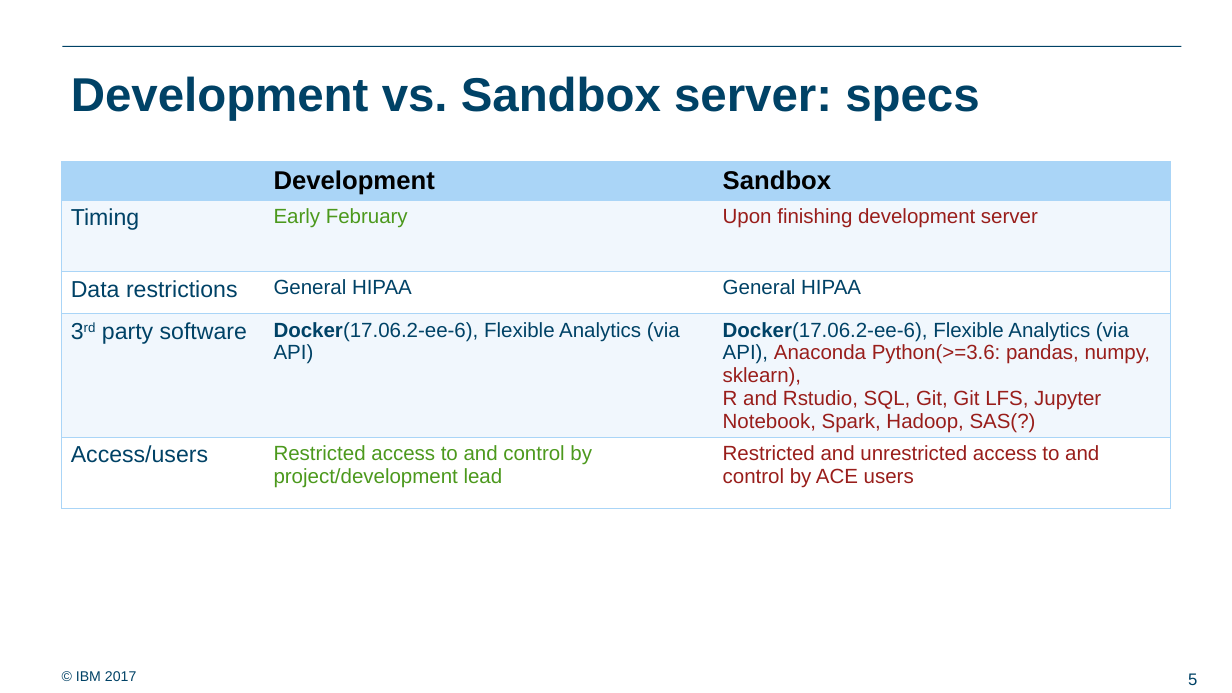
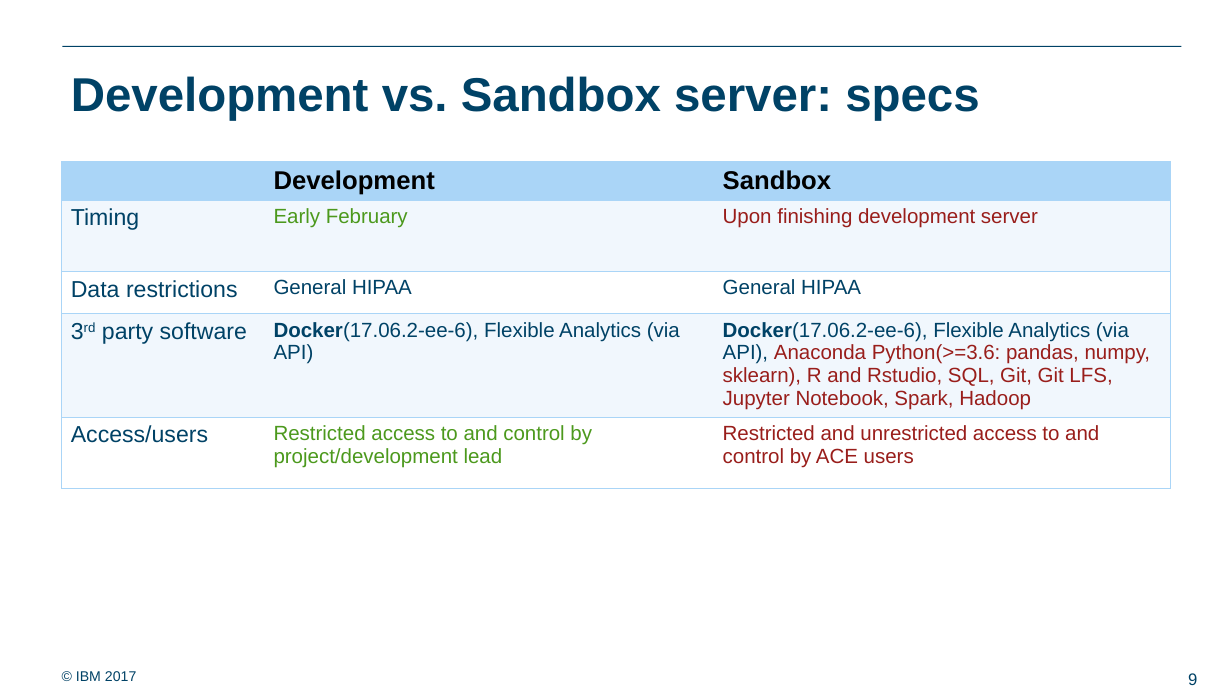
Before and after one commit to ralf0615/Analytics_project_backlog, a slide deck: slide 9 of Analytics_server_setup_v3.pptx (slide 5 before the commit). Drawn at 1232x693 pixels with LibreOffice and Linux fonts; fonts in the diff are those of the drawing; background and template pictures are left out. Boxes give left, top, right and bottom in pixels: in the first picture for what was removed or moved away, otherwise in the second. Text is boxed around its words. In the diff, an @@ line names an element or a change of style, - is before the commit and + after.

```diff
--- a/Analytics_server_setup_v3.pptx
+++ b/Analytics_server_setup_v3.pptx
@@ table at [62,162,1170,494] @@
-row 4, column 3: Docker(17.06.2-ee-6), Flexible Analytics (via API), Anaconda Python(>=3.6: pandas, numpy, sklearn), / R and Rstudio, SQL, Git, Git LFS, Jupyter Notebook, Spark, Hadoop, SAS(?)
+row 4, column 3: Docker(17.06.2-ee-6), Flexible Analytics (via API), Anaconda Python(>=3.6: pandas, numpy, sklearn), R and Rstudio, SQL, Git, Git LFS, Jupyter Notebook, Spark, Hadoop
@@ page number at [1188,673,1197,685]: text changed @@
-5
+9
```
Also in this commit, not shown: 5 other slides changed, 4 slides added, 5 slides removed, 3 other files.
